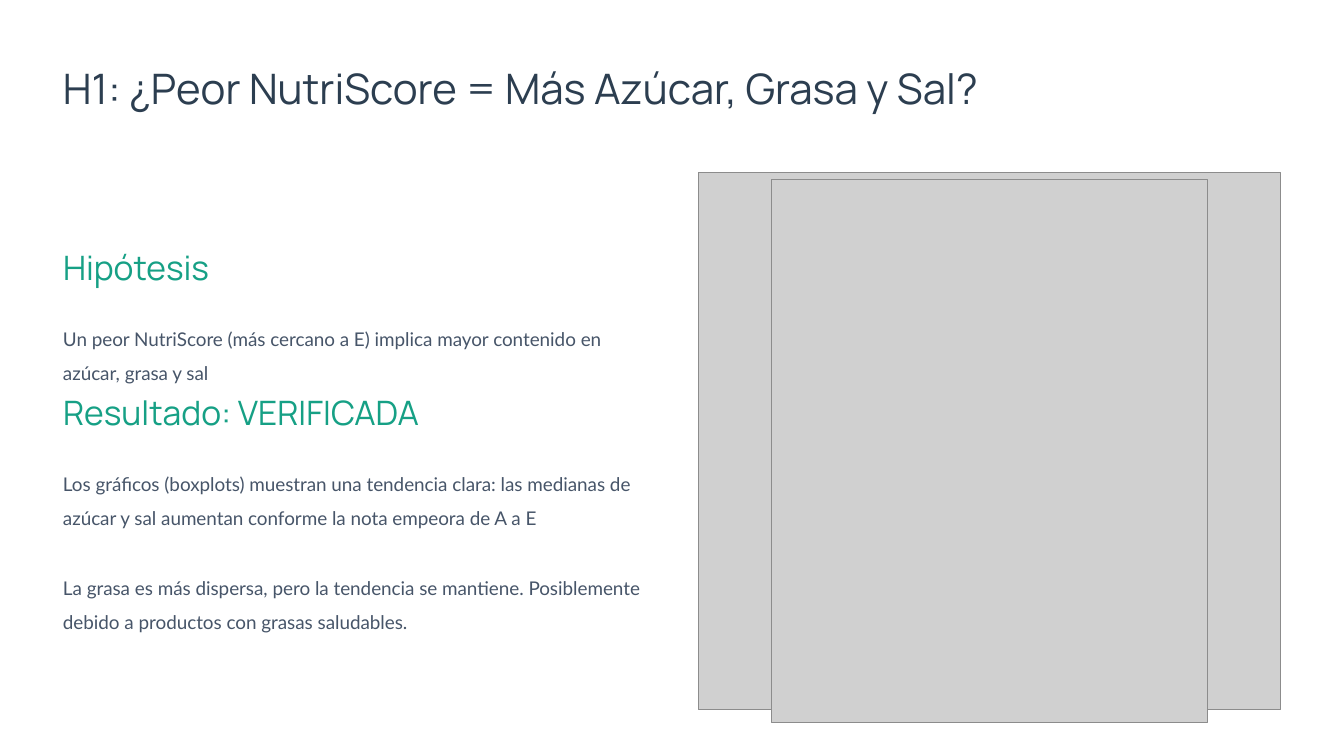
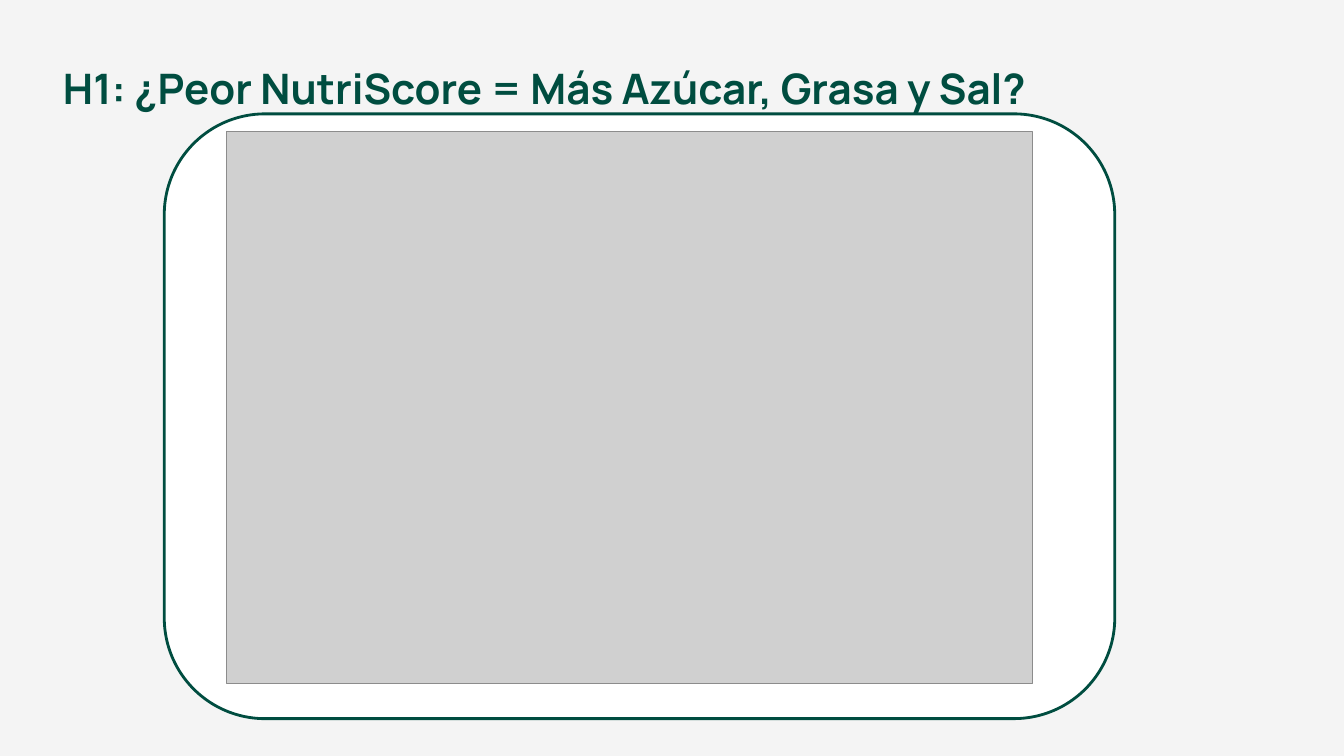
Before and after one commit to SergioMartinezRico/EDA_Nutriscore_NOVA, a slide deck: slide 7 of Análisis NutriScore vs NOVA.pptx. Drawn at 1344x756 pixels with LibreOffice and Linux fonts; fonts in the diff are those of the drawing; grey boxes stand for pictures. Boxes give left, top, right and bottom in pixels: in the first picture for what was removed or moved away, otherwise in the second. Text is boxed around its words. In the diff, an @@ line names an element or a change of style, - is before the commit and + after.

```diff
--- a/Análisis NutriScore vs NOVA.pptx
+++ b/Análisis NutriScore vs NOVA.pptx
@@ background #FFFFFF to #F4F4F4 @@
@@ text "H1: ¿Peor NutriScore = Más ..." at box(63, 70, 1026, 116): text colour #2C3E50 to #004D40, bold on @@
@@ rounded rectangle added at box(164, 114, 1115, 719), fill #FFFFFF, outline #004D40 2 pt @@
@@ picture added at box(227, 131, 1032, 684) @@
@@ picture removed at box(699, 172, 1281, 710) @@
@@ picture removed at box(771, 179, 1208, 723) @@
@@ text removed at box(63, 253, 209, 288) @@
-Hipótesis
@@ text removed at box(63, 331, 601, 384) @@
-Un peor NutriScore (más cercano a E) implica mayor contenido en azúcar, grasa y sal
@@ text removed at box(63, 400, 419, 426) @@
-Resultado: VERIFICADA
@@ text removed at box(63, 476, 631, 529) @@
-Los gráficos (boxplots) muestran una tendencia clara: las medianas de azúcar y sal aumentan conforme la nota empeora de A a E
@@ text removed at box(63, 581, 640, 633) @@
-La grasa es más dispersa, pero la tendencia se mantiene. Posiblemente debido a productos con grasas saludables.
```
Also in this commit, not shown: 14 other slides changed, 3 slides added, 3 slides removed.
